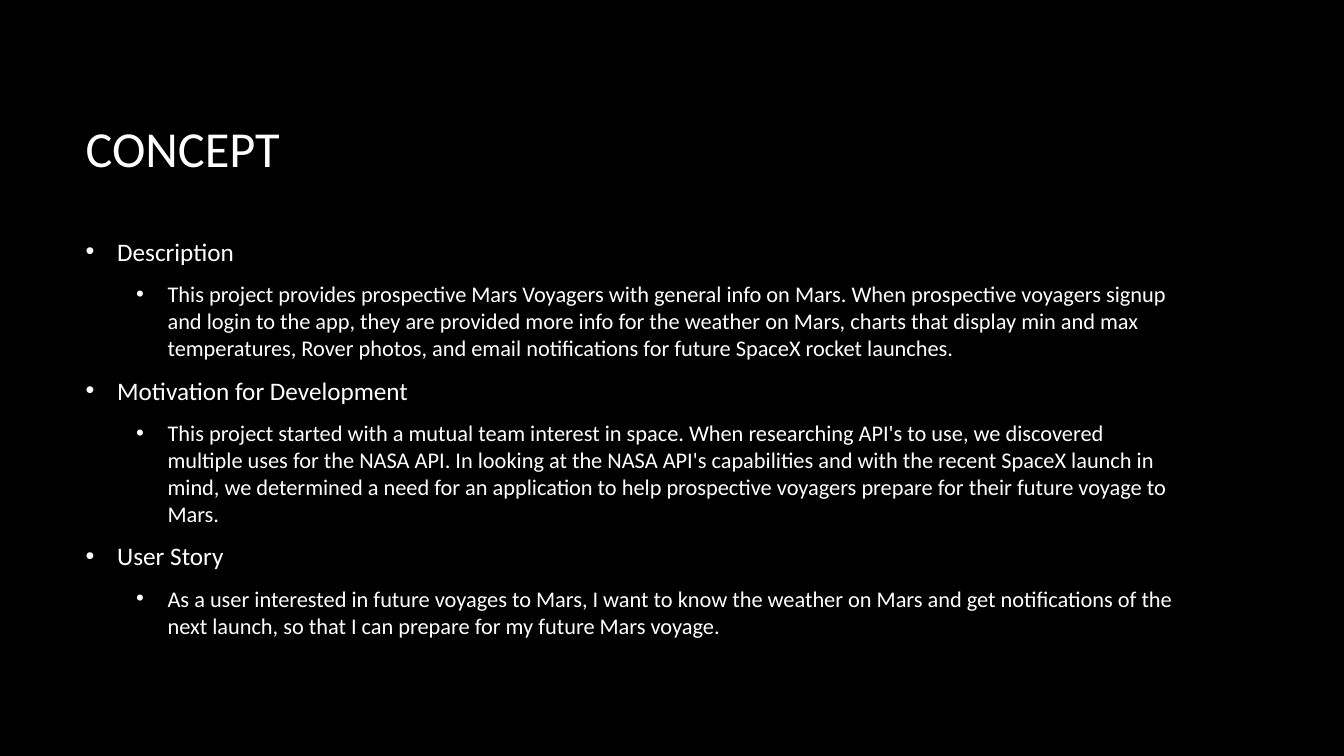
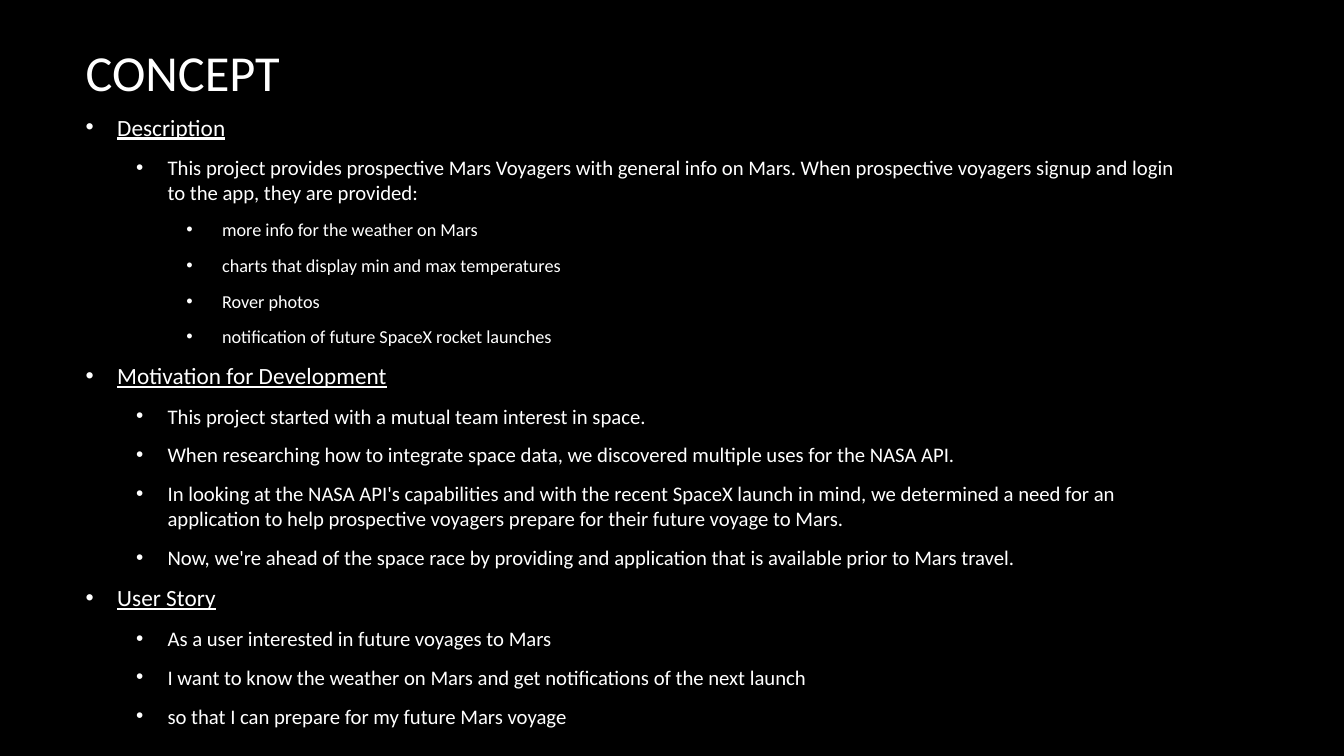
Before and after one commit to FenixTrax18/Project-2, a slide deck: slide 4 of Red Planet Voyagers.pptx. Drawn at 1344x756 pixels with LibreOffice and Linux fonts; fonts in the diff are those of the drawing; background and template pictures are left out. Boxes give left, top, right and bottom in pixels: in the first picture for what was removed or moved away, otherwise in the second. Text is boxed around its words. In the diff, an @@ line names an element or a change of style, - is before the commit and + after.

Commit message:
updates to PPT

```diff
--- a/Red Planet Voyagers.pptx
+++ b/Red Planet Voyagers.pptx
@@ title "CONCEPT": place and size @@
-title "CONCEPT" at [86,134,280,168]
+title "CONCEPT" at [86,58,280,92]
@@ text "Description": place and size @@
-text "Description" at [117,243,1172,638]
+text "Description" at [117,120,1173,728]
@@ text at [117,120,387,610]: size 18 to 16.6 pt, underline on in "Description", "Motivation for Development", "User Story" @@
@@ text at [168,160,1173,346]: text changed; size 16 to 14.8 pt @@
-  • This project provides prospective Mars Voyagers with general info on Mars. When prospective voyagers signup and login to the app, they are provided more info for the weather on Mars, charts that display min and max temperatures, Rover photos, and email notifications for future SpaceX rocket launches.
+  • This project provides prospective Mars Voyagers with general info on Mars. When prospective voyagers signup and login to the app, they are provided:
+    • more info for the weather on Mars
+    • charts that display min and max temperatures
+    • Rover photos
+    • notification of future SpaceX rocket launches
@@ text at [168,409,1115,569]: text changed; size 16 to 14.8 pt @@
-  • This project started with a mutual team interest in space. When researching API's to use, we discovered multiple uses for the NASA API. In looking at the NASA API's capabilities and with the recent SpaceX launch in mind, we determined a need for an application to help prospective voyagers prepare for their future voyage to Mars.
+  • This project started with a mutual team interest in space.
+  • When researching how to integrate space data, we discovered multiple uses for the NASA API.
+  • In looking at the NASA API's capabilities and with the recent SpaceX launch in mind, we determined a need for an application to help prospective voyagers prepare for their future voyage to Mars.
+  • Now, we're ahead of the space race by providing and application that is available prior to Mars travel.
@@ text at [168,631,806,728]: text changed; size 16 to 14.8 pt @@
-  • As a user interested in future voyages to Mars, I want to know the weather on Mars and get notifications of the next launch, so that I can prepare for my future Mars voyage.
+  • As a user interested in future voyages to Mars
+  • I want to know the weather on Mars and get notifications of the next launch
+  • so that I can prepare for my future Mars voyage
```
Also in this commit, not shown: 5 other slides changed.
